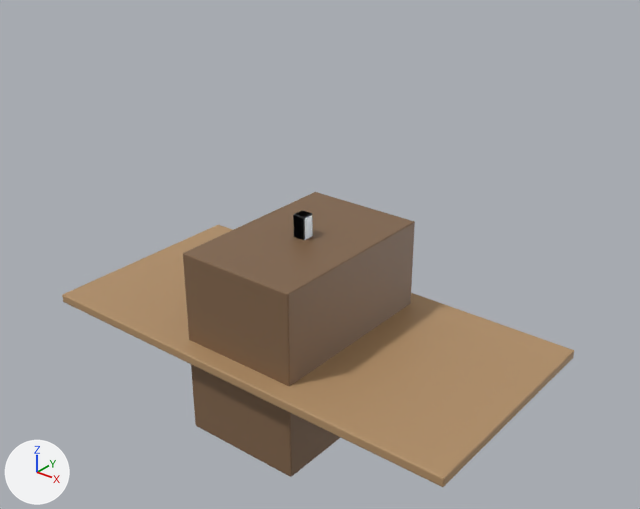
Two versions of the glTF model public/models/authoring/furniture-desk.glb, one commit apart.
Camera for both pictures: a 50 mm lens placed at (1.473, -1.765, 1.346), pointed at (0.028, 0.041, 0.226). Lighting does not change. The marker at lower left points along +X, +Y and +Z. The picture after the commit comes second. Where no turn or scale is listed for an object, it has been applied to the vertices. Vertices at exactly the same position are counted once.

Names of what the first picture shows: 'Leg_-0.64_0.3', 'Pedestal', 'Top'.
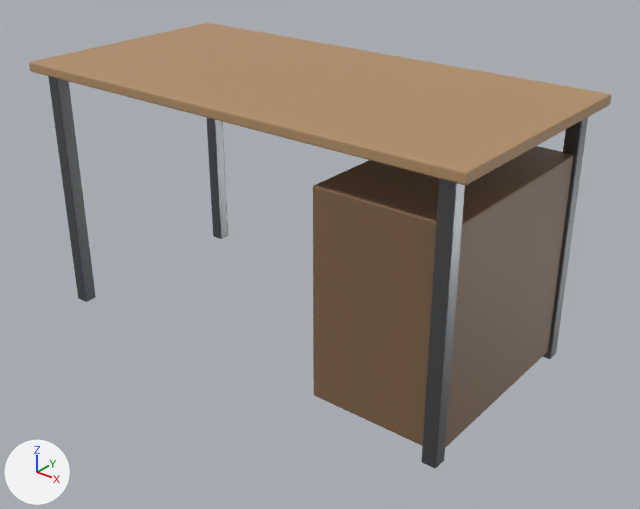
Location of each change, [x1, y1, x2, y2] in pixels of the pictures (640 x 509 px):
'Top', moved
    before: [62, 225, 574, 487]
    after: [29, 23, 611, 185]
'Pedestal', moved
    before: [183, 192, 415, 477]
    after: [313, 146, 573, 447]
'Leg_0.64_-0.3', moved (not visible before)
    after: [422, 178, 465, 468]
'Leg_-0.64_-0.3', moved (not visible before)
    after: [48, 76, 96, 302]
'Leg_0.64_0.3', moved (not visible before)
    after: [542, 117, 588, 359]
'Leg_-0.64_0.3', moved
    before: [293, 210, 313, 240]
    after: [206, 117, 228, 239]

Diff of the bpy script that builds the scene:
```diff
--- a/public/models/authoring/furniture-desk.glb.py
+++ b/public/models/authoring/furniture-desk.glb.py
@@ me_leg_0_64_0_002 @@
 # used by ob_leg_0_64_0_3; location = (0.0, 0.0, 0.0)
-me_leg_0_64_0_002.from_pydata(...)  # 56 vertices, 108 faces; spans x -0.02..0.02, y -0.02..0.02, z -0.36..0.36
+me_leg_0_64_0_002.from_pydata(...)  # 56 vertices, 108 faces; spans x 0.62..0.66, y 0.28..0.32, z 0.0..0.72
+# me_leg_0_64_0_002 part 1: the whole mesh is moved by (0.64, 0.3, 0.36)
 me_leg_0_64_0_002.materials.append(mat_a_metaldark)
@@ me_leg_0_64__0_002 @@
 # used by ob_leg_0_64__0_3; location = (0.0, 0.0, 0.0)
-me_leg_0_64__0_002.from_pydata(...)  # 56 vertices, 108 faces; spans x -0.02..0.02, y -0.02..0.02, z -0.36..0.36
+me_leg_0_64__0_002.from_pydata(...)  # 56 vertices, 108 faces; spans x 0.62..0.66, y -0.32..-0.28, z 0.0..0.72
+# me_leg_0_64__0_002 part 2: the whole mesh is moved by (0.64, -0.3, 0.36)
 me_leg_0_64__0_002.materials.append(mat_a_metaldark)
@@ me_leg__0_64_0_002 @@
 # used by ob_leg__0_64_0_3; location = (0.0, 0.0, 0.0)
-me_leg__0_64_0_002.from_pydata(...)  # 56 vertices, 108 faces; spans x -0.02..0.02, y -0.02..0.02, z -0.36..0.36
+me_leg__0_64_0_002.from_pydata(...)  # 56 vertices, 108 faces; spans x -0.66..-0.62, y 0.28..0.32, z 0.0..0.72
+# me_leg__0_64_0_002 part 3: the whole mesh is moved by (-0.64, 0.3, 0.36)
 me_leg__0_64_0_002.materials.append(mat_a_metaldark)
@@ me_leg__0_64__0_002 @@
 # used by ob_leg__0_64__0_3; location = (0.0, 0.0, 0.0)
-me_leg__0_64__0_002.from_pydata(...)  # 56 vertices, 108 faces; spans x -0.02..0.02, y -0.02..0.02, z -0.36..0.36
+me_leg__0_64__0_002.from_pydata(...)  # 56 vertices, 108 faces; spans x -0.66..-0.62, y -0.32..-0.28, z 0.0..0.72
+# me_leg__0_64__0_002 part 4: the whole mesh is moved by (-0.64, -0.3, 0.36)
 me_leg__0_64__0_002.materials.append(mat_a_metaldark)
@@ me_pedestal_003 @@
 # used by ob_pedestal; location = (0.0, 0.0, 0.0)
-me_pedestal_003.from_pydata(...)  # 56 vertices, 108 faces; spans x -0.19..0.19, y -0.29..0.29, z -0.29..0.29
+me_pedestal_003.from_pydata(...)  # 56 vertices, 108 faces; spans x 0.27..0.65, y -0.29..0.29, z 0.02..0.6
+# me_pedestal_003 part 5: the whole mesh is moved by (0.46, 0.0, 0.31)
 me_pedestal_003.materials.append(mat_a_wooddark)
@@ me_top_003 @@
 # used by ob_top; location = (0.0, 0.0, 0.0)
-me_top_003.from_pydata(...)  # 56 vertices, 108 faces; spans x -0.7..0.7, y -0.35..0.35, z -0.014..0.014
+me_top_003.from_pydata(...)  # 56 vertices, 108 faces; spans x -0.7..0.7, y -0.35..0.35, z 0.722..0.75
+# me_top_003 part 6: the whole mesh is moved by (0.0, 0.0, 0.736)
 me_top_003.materials.append(mat_a_wood)
```
